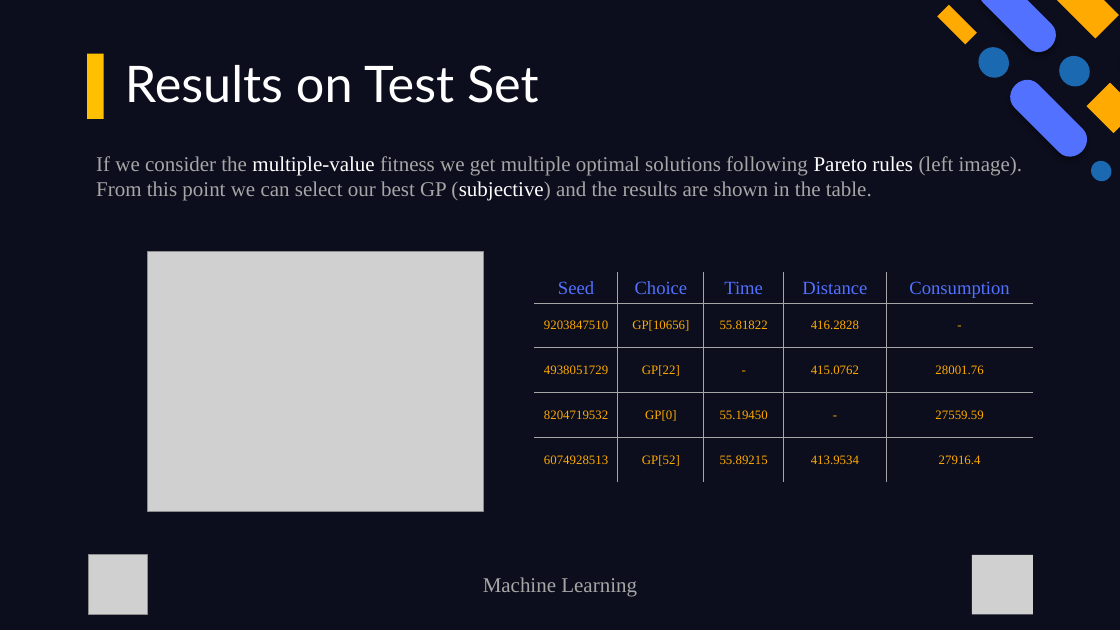
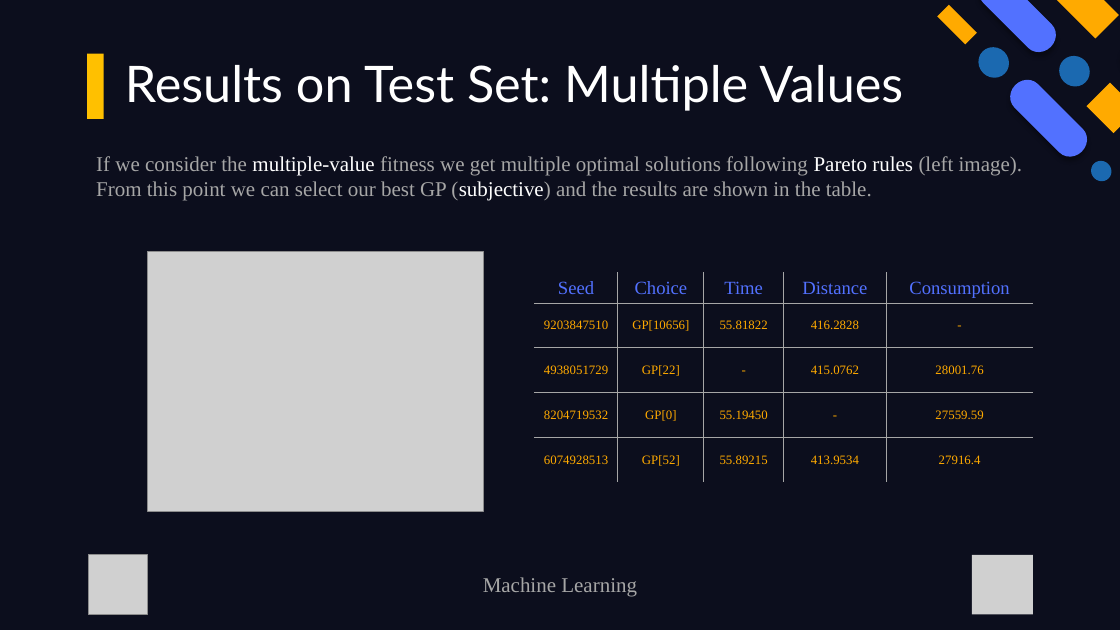
Before and after one commit to fedebrando/WarehouseOrderDispatchingProblem, a slide deck: slide 13 of docs/presentation.ppsx. Drawn at 1120x630 pixels with LibreOffice and Linux fonts; fonts in the diff are those of the drawing; grey boxes stand for pictures. Boxes give left, top, right and bottom in pixels: in the first picture for what was removed or moved away, otherwise in the second. Text is boxed around its words. In the diff, an @@ line names an element or a change of style, - is before the commit and + after.

Commit message:
chore: typo correction

```diff
--- a/docs/presentation.ppsx
+++ b/docs/presentation.ppsx
@@ title at bbox=[125, 65, 903, 111]: text changed @@
-Results on Test Set
+Results on Test Set: Multiple Values
```
Also in this commit, not shown: 3 other slides changed.
